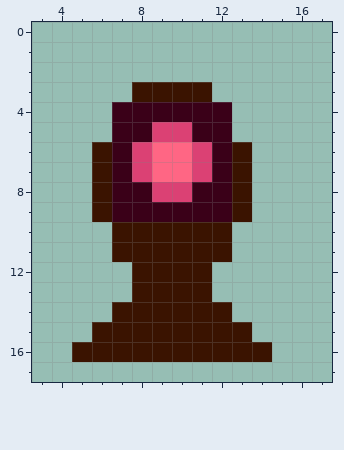
Two states of a pixel-art sprite, images/Player 1.png. Above is the file before it was changed.
The file is 20x20 pixels. Shown: x 3..17, y 0..17.
Now the later version:
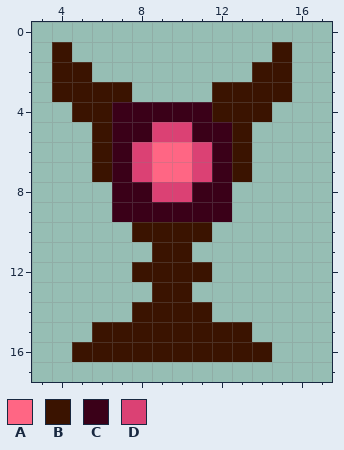
Palette (. is transparent): A #ff6684  B #3a1300  C #3a0018  D #db4174
From old to new:
y 1: x 4 . -> B; x 15 . -> B
y 2: x 4..5 .. -> BB; x 14..15 .. -> BB
y 3: x 4..15 ....BBBB.... -> BBBB....BBBB
y 4: x 5..6 .. -> BB; x 12..14 C.. -> BBB
y 5: x 6 . -> B; x 13 . -> B
y 8..9: x 6 B -> .; x 13 B -> .
y 10: x 7 B -> .; x 12 B -> .
y 11: x 7..8 BB -> ..; x 11..12 BB -> ..
y 13: x 8 B -> .; x 11 B -> .
y 14: x 7 B -> .; x 12 B -> .
Changed places in both pictures, as pixel boxes (x1, y1, x2, y2):
changed: (52, 42, 292, 322)
